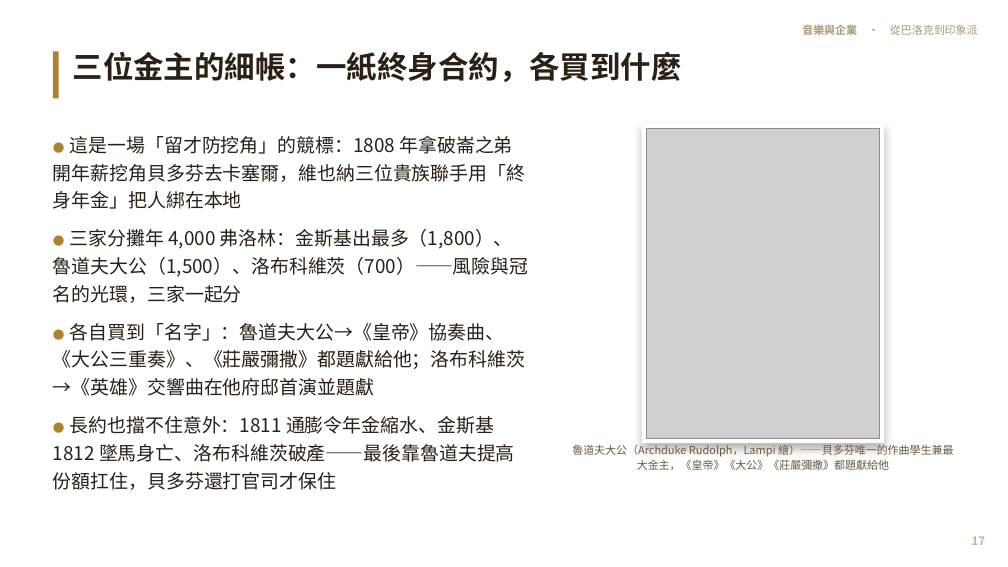
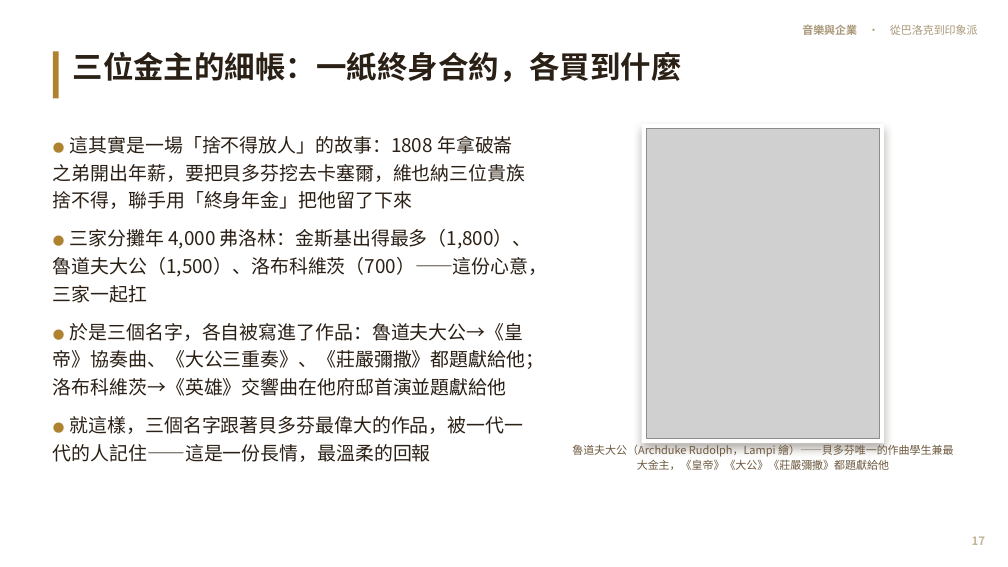
Before and after one commit to kblab2024/music-business-lecture, a slide deck: slide 17 of docs/downloads/音樂與企業-投影片.pptx. Drawn at 1008x567 pixels with LibreOffice and Linux fonts; fonts in the diff are those of the drawing; grey boxes stand for pictures. Boxes give left, top, right and bottom in pixels: in the first picture for what was removed or moved away, otherwise in the second. Text is boxed around its words. In the diff, an @@ line names an element or a change of style, - is before the commit and + after.

```diff
--- a/docs/downloads/音樂與企業-投影片.pptx
+++ b/docs/downloads/音樂與企業-投影片.pptx
@@ text at [53, 136, 547, 462]: text changed @@
-● 這是一場「留才防挖角」的競標：1808 年拿破崙之弟開年薪挖角貝多芬去卡塞爾，維也納三位貴族聯手用「終身年金」把人綁在本地
-● 三家分攤年 4,000 弗洛林：金斯基出最多（1,800）、魯道夫大公（1,500）、洛布科維茨（700）——風險與冠名的光環，三家一起分
-● 各自買到「名字」：魯道夫大公→《皇帝》協奏曲、《大公三重奏》、《莊嚴彌撒》都題獻給他；洛布科維茨→《英雄》交響曲在他府邸首演並題獻
-● 長約也擋不住意外：1811 通膨令年金縮水、金斯基 1812 墜馬身亡、洛布科維茨破產——最後靠魯道夫提高份額扛住，貝多芬還打官司才保住
+● 這其實是一場「捨不得放人」的故事：1808 年拿破崙之弟開出年薪，要把貝多芬挖去卡塞爾，維也納三位貴族捨不得，聯手用「終身年金」把他留了下來
+● 三家分攤年 4,000 弗洛林：金斯基出得最多（1,800）、魯道夫大公（1,500）、洛布科維茨（700）——這份心意，三家一起扛
+● 於是三個名字，各自被寫進了作品：魯道夫大公→《皇帝》協奏曲、《大公三重奏》、《莊嚴彌撒》都題獻給他；洛布科維茨→《英雄》交響曲在他府邸首演並題獻給他
+● 就這樣，三個名字跟著貝多芬最偉大的作品，被一代一代的人記住——這是一份長情，最溫柔的回報
```
Also in this commit, not shown: 54 other slides changed, 7 other files.
